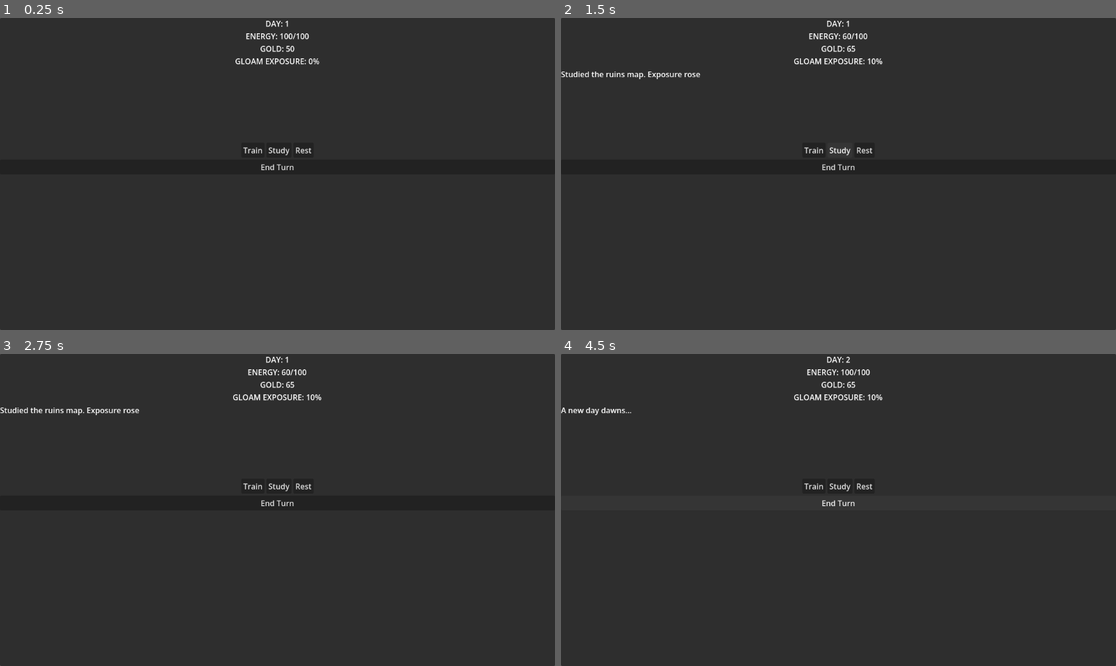
Above: before the commit, frames 1-4 (two rows, left to right).
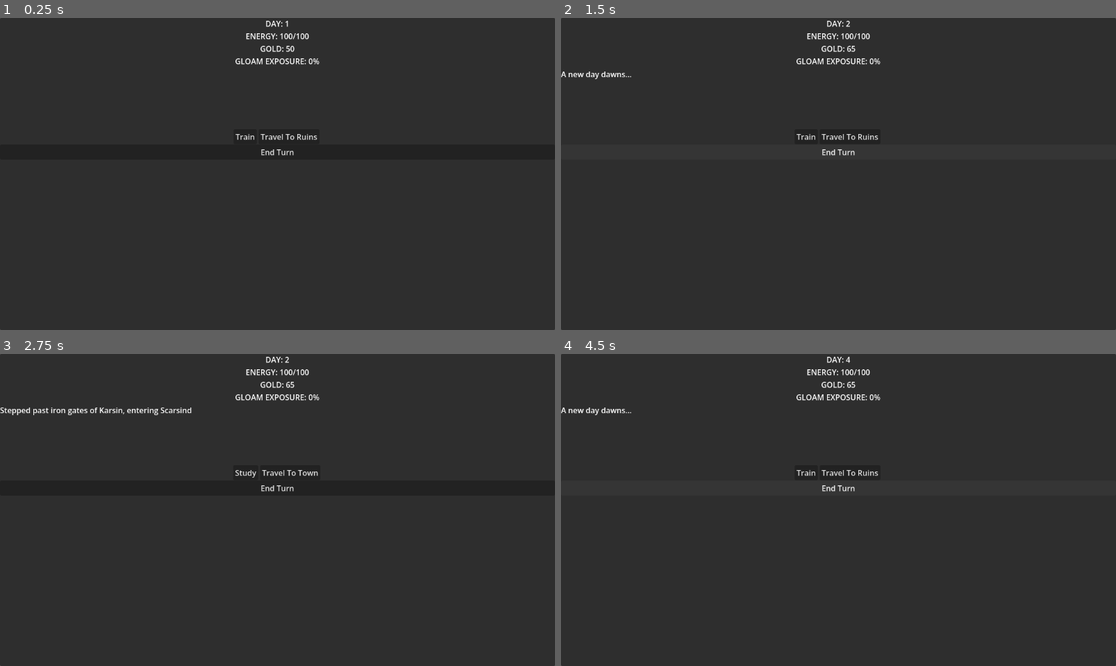
Above: after the commit, the same moments.

Repository: valordye/menu-testing
Game: Godot game, scene res://game_manager.tscn
The game is run twice, just before and just after one commit, with the same random seed, the same clock (stepped at 60 frames per second) and the same inputs. The project has no main scene, so this scene is started directly.
Inputs (mouse positions are in pixels of both pictures, inside the frame that each line leads up to):
- Up to frame 1 (0.25 s): no input
- Up to frame 2 (1.5 s): click "Train" at 0.5 s; click (838, 149) at 1.25 s, where only the run before the commit has a clickable "Study"
- Up to frame 3 (2.75 s): click (288, 472) at 2 s, where only the run after the commit has a clickable "Travel To Ruins"
- Up to frame 4 (4.5 s): click (849, 472) at 2.75 s, where only the run after the commit has a clickable "Travel To Town"; click (866, 485) at 3.5 s, where only the run before the commit has a clickable "Rest"; click "End Turn" at 4.25 s

The runs differ from the first frame. In frame 1, 0.3% of the frame differs, in the area x 42-58%, y 37-49%; in frame 2, 1.0%; in frame 3, 1.1%, in the area x 1-58%, y 0-49%; in frame 4, 0.6%.

Commit message:
single scene navigation

Diff:
--- a/game_manager.tscn
+++ b/game_manager.tscn
@@ -28,21 +28,54 @@
 custom_minimum_size = Vector2(0, 150)
 layout_mode = 2
 
-[node name="ActionButtons" type="HBoxContainer" parent="CanvasLayer/PanelContainer/MarginContainer/VBoxContainer" unique_id=483999771]
+[node name="LocationManager" type="Control" parent="CanvasLayer/PanelContainer/MarginContainer/VBoxContainer" unique_id=321090717]
+layout_mode = 2
+
+[node name="KarsinPanel" type="VBoxContainer" parent="CanvasLayer/PanelContainer/MarginContainer/VBoxContainer/LocationManager" unique_id=498762137]
+clip_contents = true
+layout_mode = 1
+anchors_preset = -1
+anchor_left = 0.1
+anchor_right = 0.1
+offset_left = -117.200005
+offset_top = -28.0
+offset_right = 1035.8
+offset_bottom = 7.0
+
+[node name="ActionButtons" type="HBoxContainer" parent="CanvasLayer/PanelContainer/MarginContainer/VBoxContainer/LocationManager/KarsinPanel" unique_id=483999771]
 layout_mode = 2
 alignment = 1
 
-[node name="TrainButton" type="Button" parent="CanvasLayer/PanelContainer/MarginContainer/VBoxContainer/ActionButtons" unique_id=234643091]
+[node name="TrainButton" type="Button" parent="CanvasLayer/PanelContainer/MarginContainer/VBoxContainer/LocationManager/KarsinPanel/ActionButtons" unique_id=234643091]
+unique_name_in_owner = true
 layout_mode = 2
 text = "Train"
 
-[node name="StudyButton" type="Button" parent="CanvasLayer/PanelContainer/MarginContainer/VBoxContainer/ActionButtons" unique_id=1921204131]
+[node name="TravelToRuinsButton" type="Button" parent="CanvasLayer/PanelContainer/MarginContainer/VBoxContainer/LocationManager/KarsinPanel/ActionButtons" unique_id=611854921]
+layout_mode = 2
+text = "Travel To Ruins"
+
+[node name="ScarsindPanel" type="VBoxContainer" parent="CanvasLayer/PanelContainer/MarginContainer/VBoxContainer/LocationManager" unique_id=33192455]
+visible = false
+layout_mode = 1
+anchors_preset = -1
+anchor_right = 0.998
+offset_left = -2.0
+offset_top = -28.0
+offset_right = 1.3039551
+offset_bottom = 7.0
+
+[node name="HBoxContainer" type="HBoxContainer" parent="CanvasLayer/PanelContainer/MarginContainer/VBoxContainer/LocationManager/ScarsindPanel" unique_id=690030451]
+layout_mode = 2
+alignment = 1
+
+[node name="StudyButton" type="Button" parent="CanvasLayer/PanelContainer/MarginContainer/VBoxContainer/LocationManager/ScarsindPanel/HBoxContainer" unique_id=1921204131]
 layout_mode = 2
 text = "Study"
 
-[node name="RestButton" type="Button" parent="CanvasLayer/PanelContainer/MarginContainer/VBoxContainer/ActionButtons" unique_id=1586710488]
+[node name="TravelToTownButton" type="Button" parent="CanvasLayer/PanelContainer/MarginContainer/VBoxContainer/LocationManager/ScarsindPanel/HBoxContainer" unique_id=250502471]
 layout_mode = 2
-text = "Rest"
+text = "Travel To Town"
 
 [node name="EndTurnButton" type="Button" parent="CanvasLayer/PanelContainer/MarginContainer/VBoxContainer" unique_id=702840023]
 layout_mode = 2
--- a/scripts/game_manager.gd
+++ b/scripts/game_manager.gd
@@ -6,17 +6,31 @@
 #reference it to the UI labels so i can update the text on screen
 #when in doubt of a path: drag the node from tree into script by holding CTRL
 @onready var stat_display: Label = $CanvasLayer/PanelContainer/MarginContainer/VBoxContainer/StatDisplay
-@onready var train_button: Button = $CanvasLayer/PanelContainer/MarginContainer/VBoxContainer/ActionButtons/TrainButton
-@onready var study_button: Button = $CanvasLayer/PanelContainer/MarginContainer/VBoxContainer/ActionButtons/StudyButton
 @onready var end_turn_button: Button = $CanvasLayer/PanelContainer/MarginContainer/VBoxContainer/EndTurnButton
 @onready var log_display: RichTextLabel = $CanvasLayer/PanelContainer/MarginContainer/VBoxContainer/LogDisplay
 
+#action buttons
+@onready var train_button: Button = %TrainButton
+@onready var study_button: Button = $CanvasLayer/PanelContainer/MarginContainer/VBoxContainer/LocationManager/ScarsindPanel/HBoxContainer/StudyButton
+
+
+#Location Panel Reference
+@onready var karsin_panel: VBoxContainer = $CanvasLayer/PanelContainer/MarginContainer/VBoxContainer/LocationManager/KarsinPanel
+@onready var scarsind_panel: VBoxContainer = $CanvasLayer/PanelContainer/MarginContainer/VBoxContainer/LocationManager/ScarsindPanel
+
+#navigation References
+@onready var travel_to_ruins_button: Button = $CanvasLayer/PanelContainer/MarginContainer/VBoxContainer/LocationManager/KarsinPanel/ActionButtons/TravelToRuinsButton
+@onready var travel_to_town_button: Button = $CanvasLayer/PanelContainer/MarginContainer/VBoxContainer/LocationManager/ScarsindPanel/HBoxContainer/TravelToTownButton
 
 func _ready() -> void:
 	#manual signal connection
 	train_button.pressed.connect(_on_train_button_pressed)
 	study_button.pressed.connect(_on_study_button_pressed)
 	end_turn_button.pressed.connect(_on_end_turn_button_pressed)
+
+	#connect navigation buttons
+	travel_to_ruins_button.pressed.connect(_on_travel_to_ruins_pressed)
+	travel_to_town_button.pressed.connect(_on_travel_to_town_pressed)
 
 	update_ui_text()
 
@@ -33,6 +47,18 @@
 	#if energy is less than 20, the button automatically disables itself.
 	train_button.disabled = (stats.energy < 20)
 	study_button.disabled = (stats.energy < 20)
+
+#navigation logic
+func _on_travel_to_ruins_pressed() -> void:
+	#Hide the town UI, show ruins UI
+	karsin_panel.visible = false
+	scarsind_panel.visible = true
+	log_display.text = "Stepped past iron gates of Karsin, entering Scarsind"
+
+func _on_travel_to_town_pressed() -> void:
+	scarsind_panel.visible = false
+	karsin_panel.visible = true
+	log_display.text = "You retreat back through the safety gates."
 
 #handling button clicks:
 #buttons will not do math when we made PlayerData. it asks if an action is allowed
